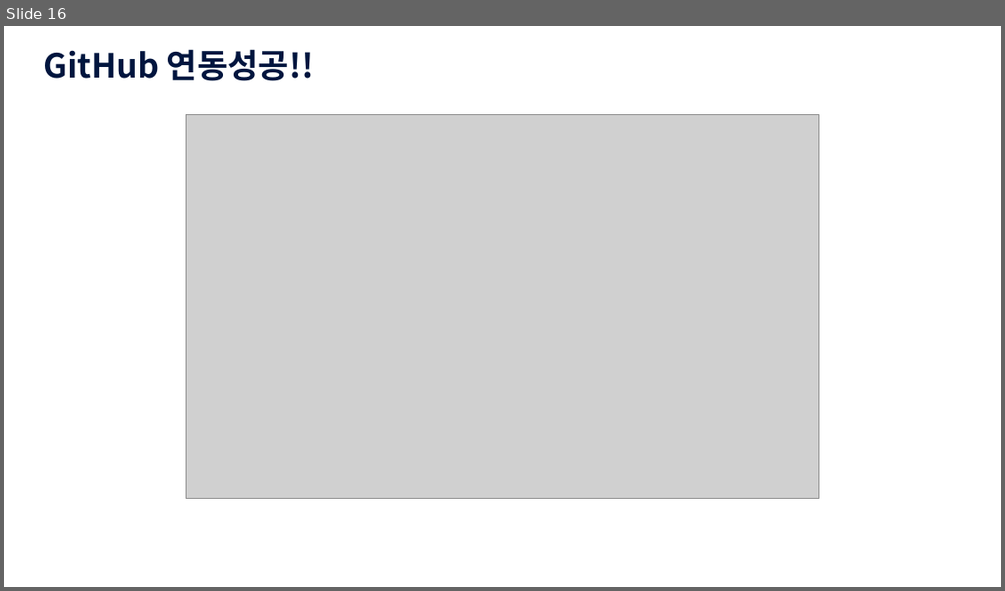
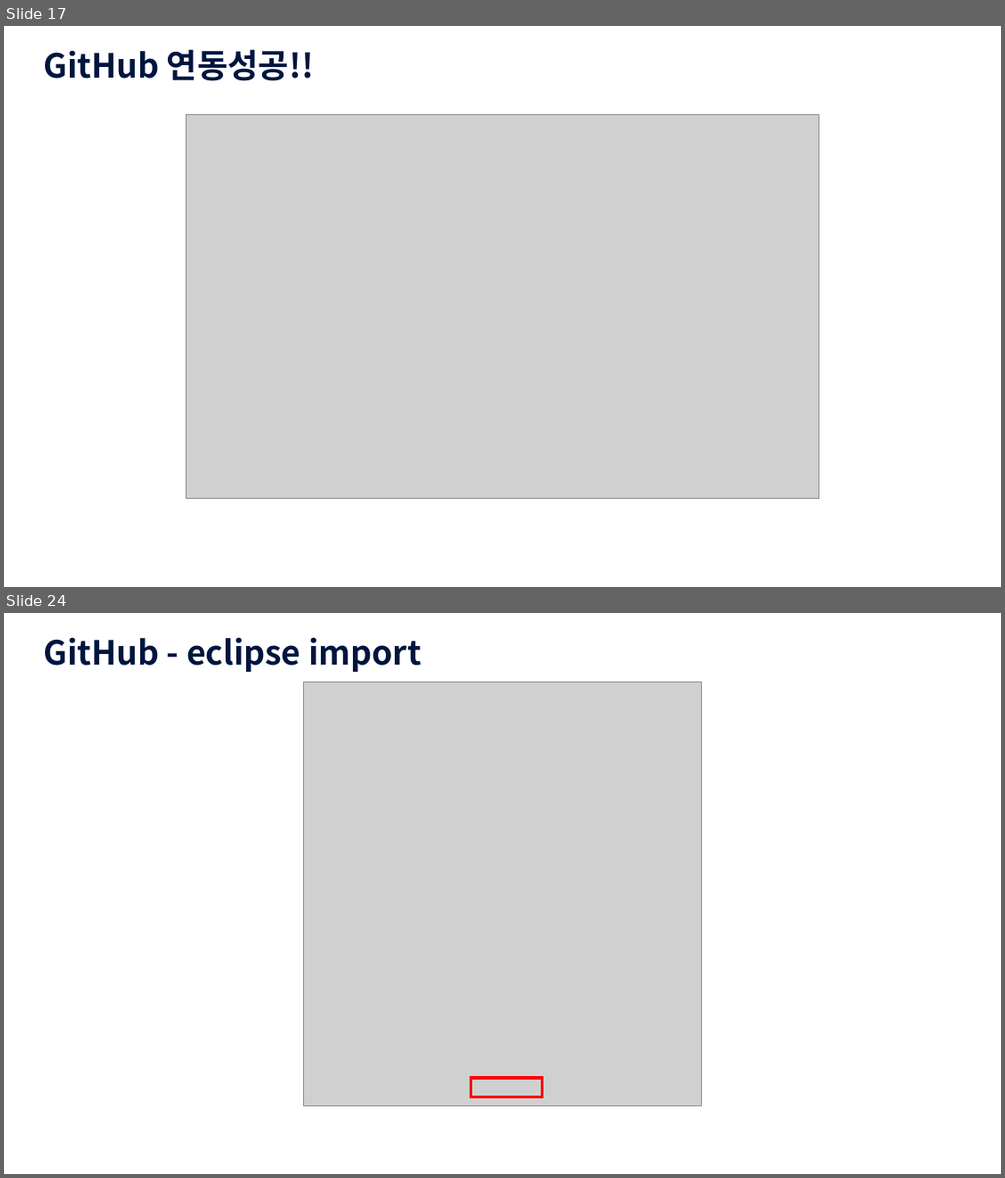
Before and after one commit to dobby2024/JavaSEW, a slide deck: src/JAVA_GitHub연동.pptx. Shown one above the other, each under a label of ours: slide 16 before the commit, slides 17 and 24 after it; the slides between them are not shown. The pictures are 1005x591 and 1005x1178 pixels, drawn with LibreOffice and Linux fonts; fonts in the diff are those of the drawing; grey boxes stand for pictures; background and template pictures are left out. Boxes give left, top, right and bottom in pixels: in the first picture for what was removed or moved away, otherwise in the second. Text is boxed around its words. In the diff, an @@ line names an element or a change of style, - is before the commit and + after.

```diff
--- a/src/JAVA_GitHub연동.pptx
+++ b/src/JAVA_GitHub연동.pptx
@@ slide 24 added at (4,613,1001,1174), background picture (left out) @@
@@ text added at (43,637,421,672), 32 pt, text #00153E, bold @@
+GitHub - eclipse import
@@ picture added at (304,682,702,1106) @@
@@ rectangle added at (470,1078,542,1097), outline #FF0000 3 pt @@
@@ what was slide 16 is now slide 17 @@
```
Also in this commit, not shown: 11 other slides added.
